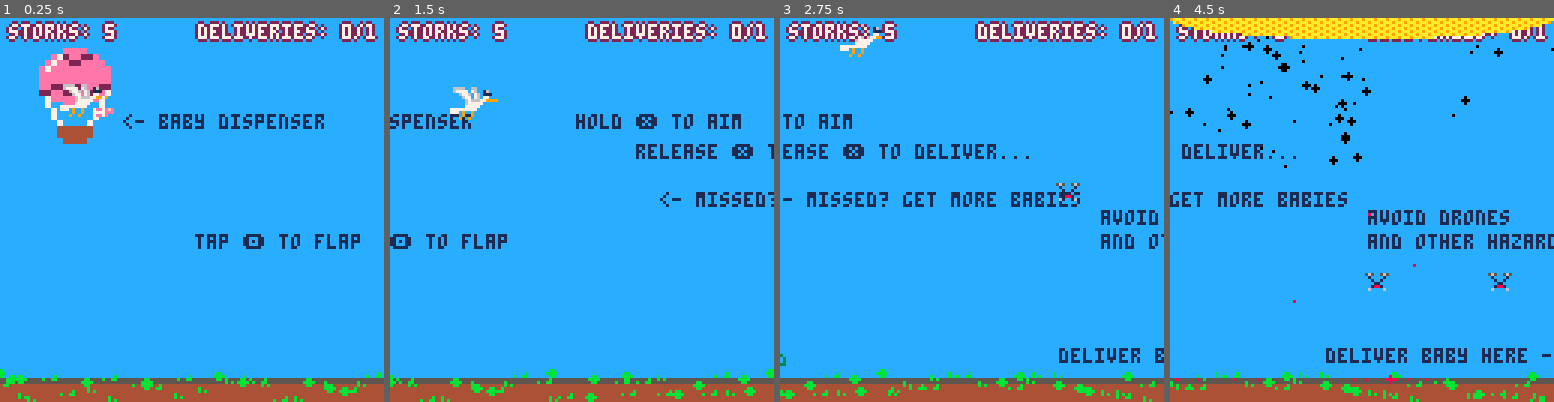
Above: before the commit, frames 1-4 (left to right).
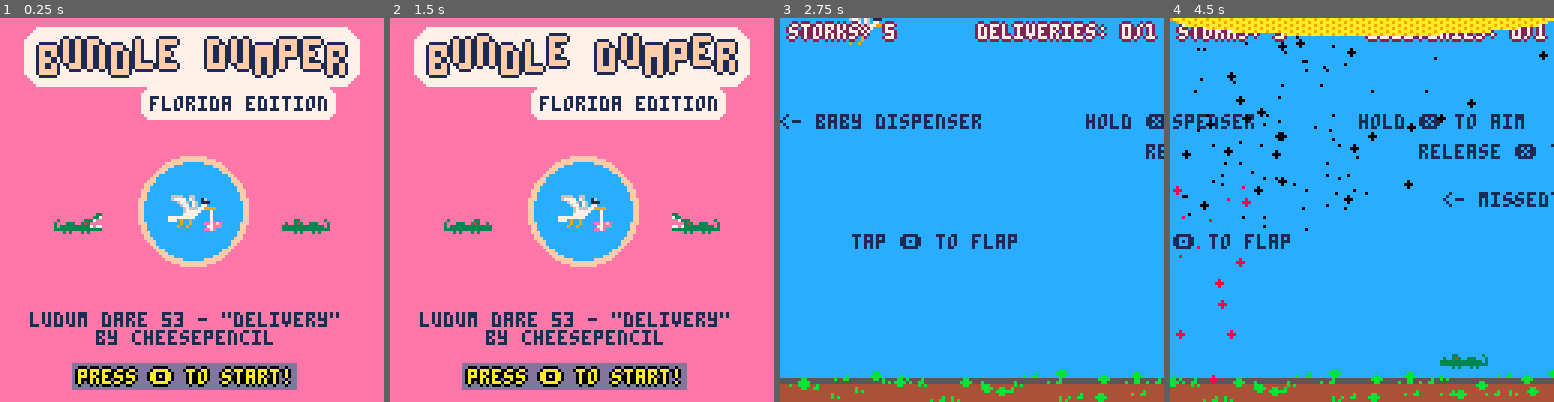
Above: after the commit, the same moments.

Repository: cheesepencil/ld53
Game: PICO-8 cartridge ld53.p8
The game is run twice, just before and just after one commit, with the same random seed, the same clock (stepped at 60 frames per second) and the same inputs.
Inputs:
- Up to frame 1 (0.25 s): no input
- Up to frame 2 (1.5 s): tap X (X key) at 0.33, 1.07 s; tap O (Z key) at 0.7 s
- Up to frame 3 (2.75 s): hold Right 1.6-2.1 s; tap O (Z key) at 1.7, 2.1, 2.5 s; tap X (X key) at 1.85 s; hold Right from 2.47 s (still down)
- Up to frame 4 (4.5 s): tap O (Z key) every 0.4 s from 2.9 to 4.1 s; tap X (X key) at 2.97, 4.08 s; release Right at 3.03 s; hold Left 3.08-3.58 s; hold Right from 4.02 s (still down)

The runs differ from the first frame. In frame 1, 95% of the frame differs, in the area x 0-100%, y 0-100%; in frame 2, 95%; in frame 3, 7.6%; in frame 4, 11%.

Commit message:
winner screen

Diff:
--- a/00_title.lua
+++ b/00_title.lua
@@ -54,7 +54,7 @@
     spr(scene.l_chomp_sprite, 18, y + 8 , 2, 1)
     spr(scene.r_chomp_sprite, 128 - 16 - 18, y + 8, 2, 1, true)
 
-    y = 64 - 16 + 48
+    local y = 64 - 16 + 48
     print('ludum dare 53 - "delivery"', 10, y + 2, 1)
     print("by cheesepencil", 32, y + 8, 1)
 
--- a/02_level_2.lua
+++ b/02_level_2.lua
@@ -6,7 +6,7 @@
     config.size = 128 * 4
     config.seed = 2.1234
     config.retry_callback = make_level_2
-    config.next_level_callback = make_title_scene
+    config.next_level_callback = make_winner_scene
 
     local scene = make_scene(config)
 
--- /dev/null
+++ b/99_winner.lua
@@ -0,0 +1,74 @@
+function _winner_update(scene, inputs)
+    if t() - scene.start_time > 2 and inputs.btn_o then
+        change_scene(make_title_scene())
+    end
+end
+
+function _winner_draw(scene)
+    camera()
+    cls(12)
+    rectfill(0, 64, 128, 128, 9)
+    fillp(░)
+    rectfill(0, 64, 128, 128, 10)
+    fillp()
+
+    for i = 0, 48 do
+        line(i, 128, i - 9, 64, 1)
+        rectfill(0, 64, 30, 128, 1)
+    end
+
+    spr(128, 64, 48, 8, 8)
+    fancy_text({
+        text = "you win!",
+        text_colors = { 15 },
+        background_color = 7,
+        bubble_depth = 2,
+        x = 13,
+        y = 8,
+        outline_color = 1,
+        wiggle = {
+            amp = 1.25,
+            speed = 1.5,
+            offset = 0.33
+        },
+        letter_width = 8,
+        big = true
+    })
+
+    fancy_text({
+        text = "all babies delivered",
+        text_colors = { 1 },
+        background_color = 7,
+        x = 40,
+        y = 26,
+        bubble_depth = 1,
+    })
+
+    local y = 64 - 16
+    local minutes = flr(scene.elapsed_time / 60)
+    local seconds = flr(scene.elapsed_time) % 60
+    print("elapsed time:", 10, y + 2, 1)
+    print(minutes .. "m " .. seconds .. "s", 32, y + 8, 1)
+
+    fancy_text({
+        text = "press 🅾️  to retry!",
+        x = 32 - 6,
+        y = 127 - 10,
+        background_color = 13,
+        text_colors = { 10 },
+        outline_color = 0
+    })
+end
+
+function make_winner_scene(game_start_time)
+    local winner = {}
+
+    game_start_time = game_start_time or t()
+
+    winner.start_time = t()
+    winner.elapsed_time = t() - game_start_time
+    winner.draw = _winner_draw
+    winner.update = _winner_update
+
+    return winner
+end
--- a/constants.lua
+++ b/constants.lua
@@ -11,6 +11,6 @@
 FLAG_RAISE_MAX = 8
 FLAG_RAISE_SPEED = 0.5
 BIRD_MAX_ALTITUDE = -6
-SCENE_ADVANCE_COOLDOWN_DURATION = 2
+SCENE_ADVANCE_COOLDOWN_DURATION = 0.5
 BABY_TOSS_VELOCITY_MODIFIER = 0.33
 DEBUG = false
--- a/ld53.p8
+++ b/ld53.p8
@@ -14,6 +14,7 @@
 #include bird.lua
 #include baby.lua
 #include scene.lua
+#include 99_winner.lua
 #include 00_title.lua
 #include 01_tutorial.lua
 #include 02_level_2.lua
--- a/main.lua
+++ b/main.lua
@@ -5,7 +5,7 @@
 end
 
 function _init()
-    scene = make_tutorial_level() --make_title_scene()
+    scene = make_title_scene()
 end
 
 function _update()
Not shown, changed: 105 lines of the sprite sheet (__gfx__) section of ld53.p8
Not shown, added: ld53-test.ase
Not shown, added: ld53-test.png
Not shown, changed: ld53.png
